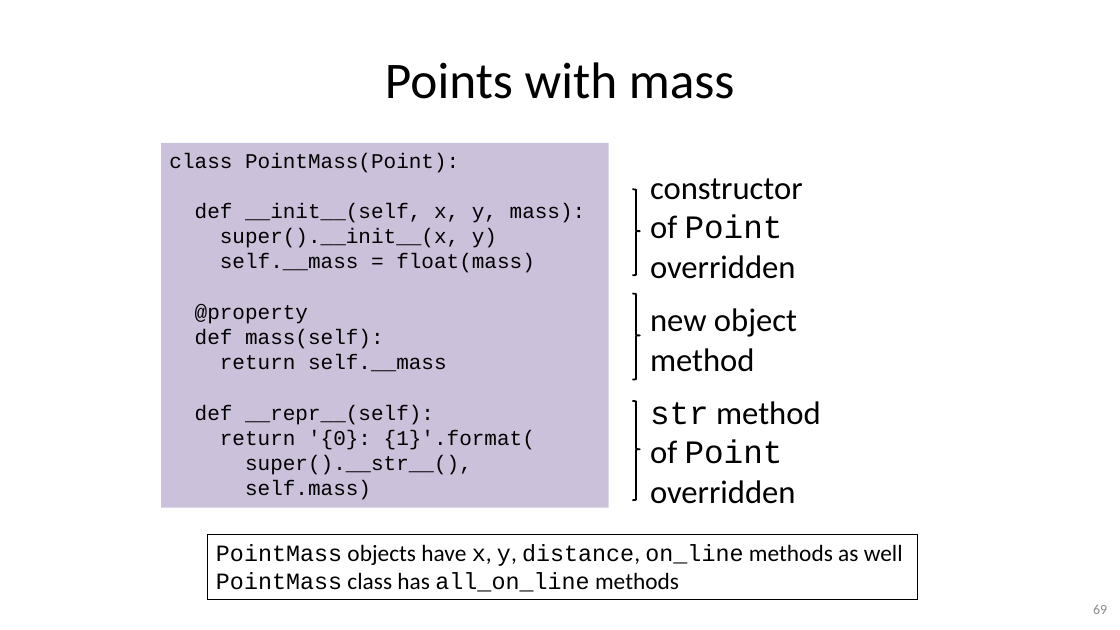
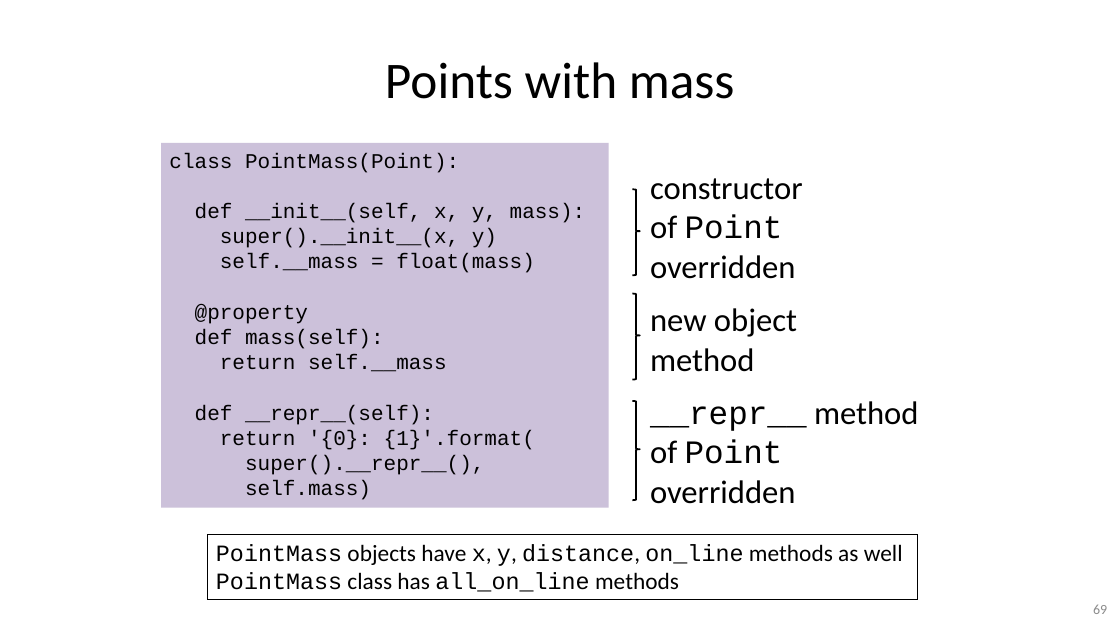
Before and after one commit to gjbex/Python-software-engineering, a slide deck: slide 69 of python_software_engineering.pptx. Drawn at 1120x630 pixels with LibreOffice and Linux fonts; fonts in the diff are those of the drawing. Boxes give left, top, right and bottom in pixels: in the first picture for what was removed or moved away, otherwise in the second. Text is boxed around its words. In the diff, an @@ line names an element or a change of style, - is before the commit and + after.

Commit message:
Fix typos

```diff
--- a/python_software_engineering.pptx
+++ b/python_software_engineering.pptx
@@ text at (650, 401, 919, 504): text changed @@
-str method
-of Point
-overridden
+__repr__ method
+of Point
+overridden
@@ text in rectangle at (220, 430, 535, 500): text changed @@
-return '{0}: {1}'.format(
-super().__str__(),
-self.mass)
+return '{0}: {1}'.format(
+super().__repr__(),
+self.mass)
```
Also in this commit, not shown: 9 other slides changed, 2 slides removed.
